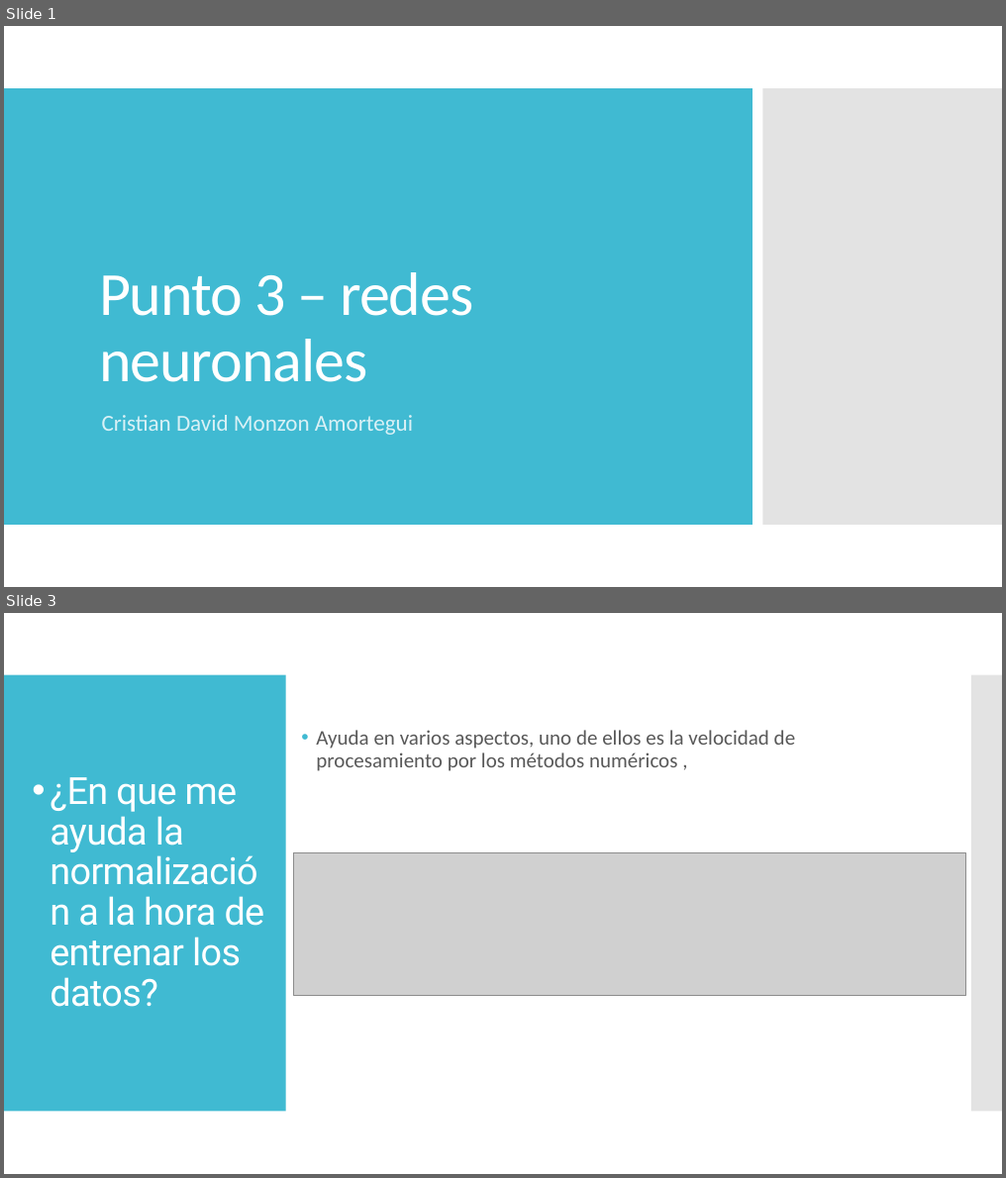
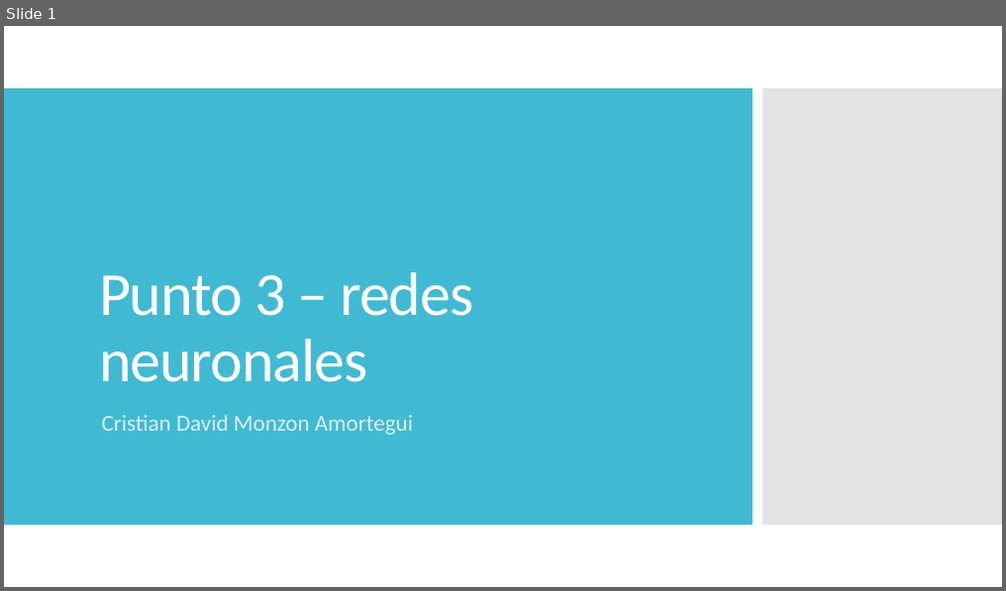
Before and after one commit to Krismonz7/redes_neuronales_udea, a slide deck: puntos/punto 2/punto_2.pptx. Shown one above the other, each under a label of ours: slides 1 and 3 before the commit, slide 1 after it; the slides between them are not shown. The pictures are 1006x1178 and 1006x591 pixels, drawn with LibreOffice and Linux fonts; fonts in the diff are those of the drawing; grey boxes stand for pictures. Boxes give left, top, right and bottom in pixels: in the first picture for what was removed or moved away, otherwise in the second. Text is boxed around its words. In the diff, an @@ line names an element or a change of style, - is before the commit and + after.

```diff
--- a/puntos/punto 2/punto_2.pptx
+++ b/puntos/punto 2/punto_2.pptx
@@ slide 3 removed at box(4, 613, 1002, 1174), background #FFFFFF @@
@@ rectangle removed at box(4, 675, 286, 1112) @@
@@ rectangle removed at box(971, 675, 1002, 1112) @@
@@ text removed at box(316, 730, 795, 771) @@
-• Ayuda en varios aspectos, uno de ellos es la velocidad de procesamiento por los métodos numéricos ,
@@ title removed at box(50, 777, 265, 1007) @@
-• ¿En que me ayuda la normalización a la hora de entrenar los datos?
@@ picture removed at box(294, 854, 965, 995) @@
```
Also in this commit, not shown: 3 slides added, 1 other slide removed, 7 other files.
